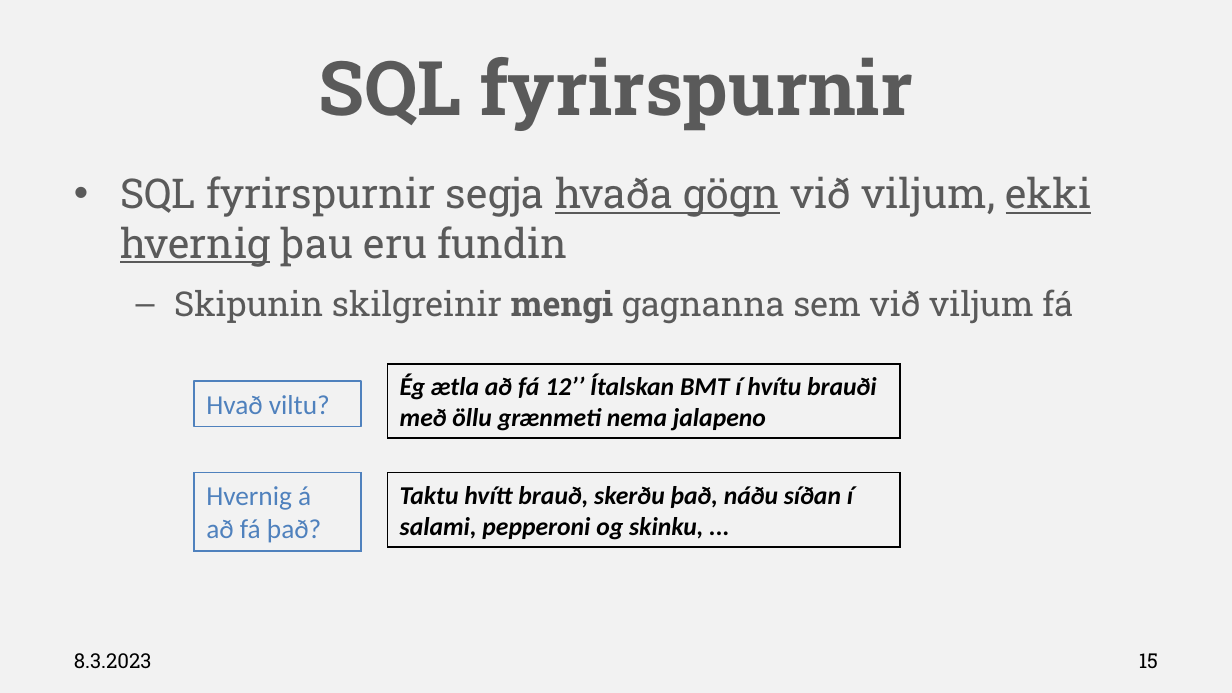
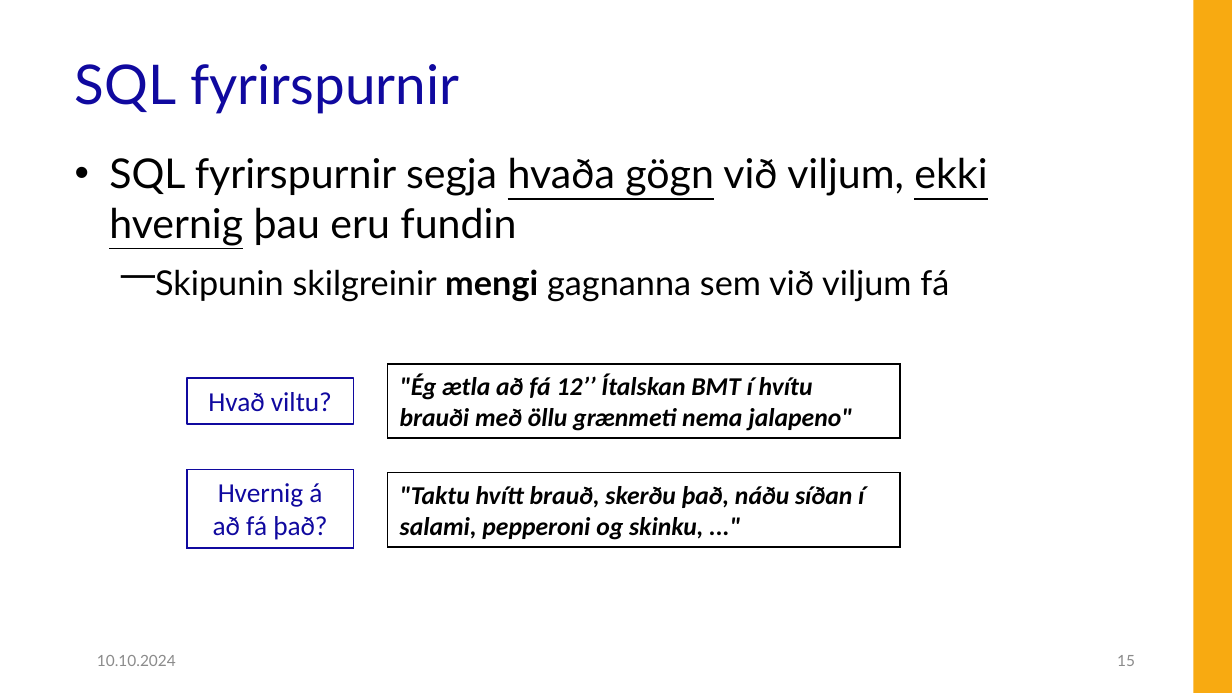
Before and after one commit to Hjalmtyr/SQL1, a slide deck: slide 15 of SQL-I.pptx. Drawn at 1232x693 pixels with LibreOffice and Linux fonts; fonts in the diff are those of the drawing; background and template pictures are left out. Boxes give left, top, right and bottom in pixels: in the first picture for what was removed or moved away, otherwise in the second. Text is boxed around its words. In the diff, an @@ line names an element or a change of style, - is before the commit and + after.

```diff
--- a/SQL-I.pptx
+++ b/SQL-I.pptx
@@ background #F2F2F2 to #FFFFFF @@
@@ rectangle added at [1194, 0, 1232, 693], fill #F8AA11 @@
@@ title "SQL fyrirspurnir": place and size @@
-title "SQL fyrirspurnir" at [318, 57, 913, 131]
+title "SQL fyrirspurnir" at [75, 64, 460, 114]
@@ title "SQL fyrirspurnir" at [75, 64, 460, 114]: size 44 to 32 pt, font Roboto Slab to Lato, text colour #5A5A5A to #10099F, bold off; alignment centre to left; line spacing 1 to 0.9; vertical alignment middle to bottom @@
@@ text "SQL fyrirspurnir segja hvaða gögn ...": place and size @@
-text "SQL fyrirspurnir segja hvaða gögn ..." at [120, 176, 1092, 324]
+text "SQL fyrirspurnir segja hvaða gögn ..." at [109, 157, 987, 302]
@@ text "SQL fyrirspurnir segja hvaða gögn ..." at [109, 157, 987, 302]: font Roboto Slab to Lato, text colour #5A5A5A to #000000; indent changed; bullet – to ⎻ @@
@@ rectangle "Hvað viltu?": place and size @@
-rectangle "Hvað viltu?" at [195, 381, 361, 426]
+rectangle "Hvað viltu?" at [187, 378, 354, 424]
@@ rectangle "Hvað viltu?" at [187, 378, 354, 424]: text colour #4F81BD to #10099F; alignment left to centre; outline #4F81BD 1 pt to #10099F 1 pt @@
@@ text in rectangle at [400, 374, 852, 431]: text changed @@
-Ég ætla að fá 12’’ Ítalskan BMT í hvítu brauði með öllu grænmeti nema jalapeno
+"Ég ætla að fá 12’’ Ítalskan BMT í hvítu brauði með öllu grænmeti nema jalapeno"
@@ rectangle "Hvernig á": place and size @@
-rectangle "Hvernig á" at [195, 473, 361, 552]
+rectangle "Hvernig á" at [187, 469, 354, 548]
@@ rectangle "Hvernig á" at [187, 469, 354, 548]: text colour #4F81BD to #10099F; alignment left to centre; outline #4F81BD 1 pt to #10099F 1 pt @@
@@ text in rectangle at [400, 486, 864, 540]: text changed @@
-Taktu hvítt brauð, skerðu það, náðu síðan í salami, pepperoni og skinku, ...
+"Taktu hvítt brauð, skerðu það, náðu síðan í salami, pepperoni og skinku, ..."
@@ text at [97, 655, 176, 666]: text changed; size 12 to 9 pt; font Roboto Slab to Lato; text colour #000000 to #8C8C8C @@
-8.3.2023
+10.10.2024
@@ page number: place and size @@
-page number at [1139, 653, 1158, 668]
+page number at [1117, 655, 1135, 666]
@@ page number at [1117, 655, 1135, 666]: size 12 to 9 pt, font Roboto Slab to Lato, text colour #000000 to #8C8C8C @@
```
Also in this commit, not shown: 81 other slides changed, 2 slides added, 2 slides removed, 25 other files.
